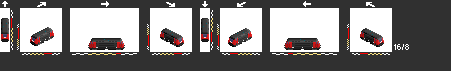
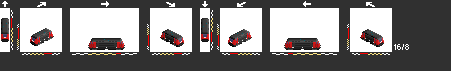
Before/after of a (451, 71) layered artwork. What changed in the layer stack:
painted on "Layer 6" over [left=44, top=27, right=372, bottom=41]
removed layer "Layer 0" over [left=44, top=27, right=372, bottom=41]
